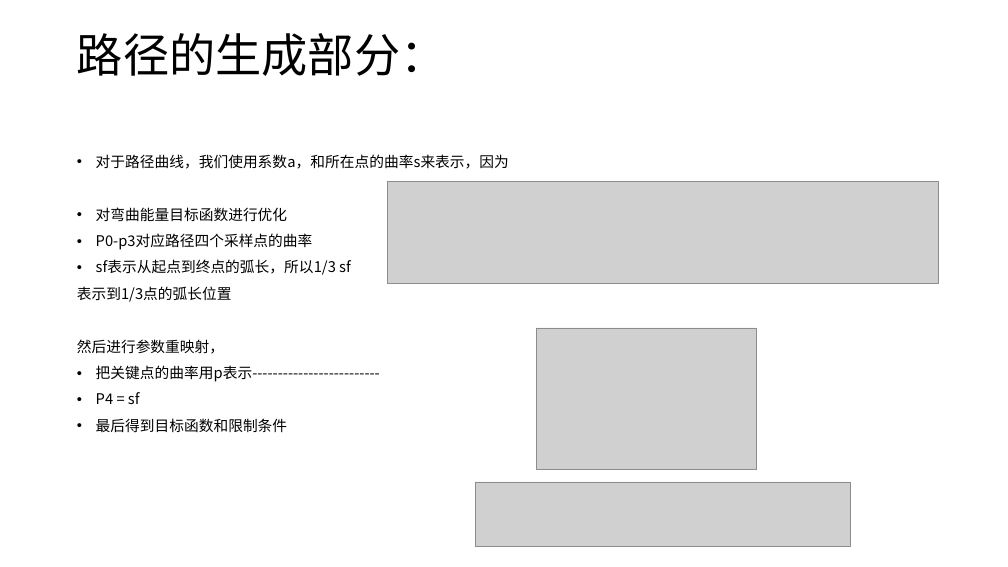
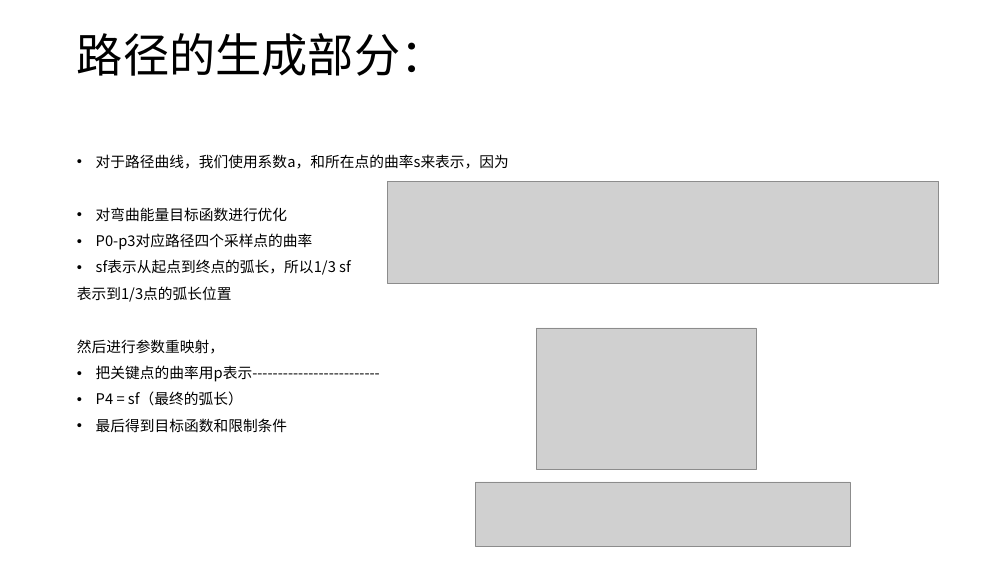
Before and after one commit to 709519923/Self-Driving-Cars-Specialization, a slide deck: slide 4 of RQ factorization and path generation.pptx. Drawn at 1008x567 pixels with LibreOffice and Linux fonts; fonts in the diff are those of the drawing; grey boxes stand for pictures. Boxes give left, top, right and bottom in pixels: in the first picture for what was removed or moved away, otherwise in the second. Text is boxed around its words. In the diff, an @@ line names an element or a change of style, - is before the commit and + after.

```diff
--- a/RQ factorization and path generation.pptx
+++ b/RQ factorization and path generation.pptx
@@ text at <box>96,391,243,406</box>: text changed @@
-• P4 = sf
+• P4 = sf（最终的弧长）
```
Also in this commit, not shown: 1 other file.
